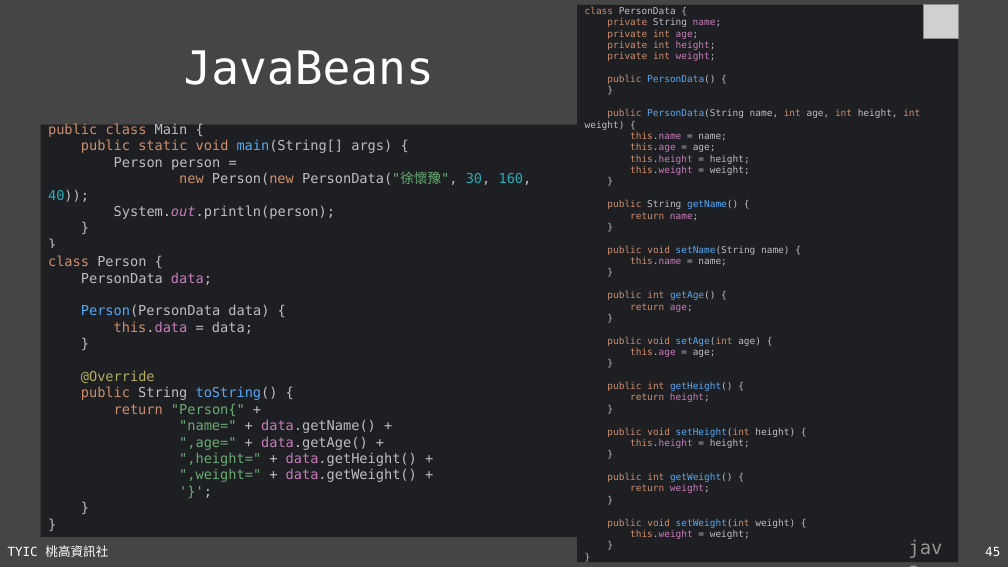
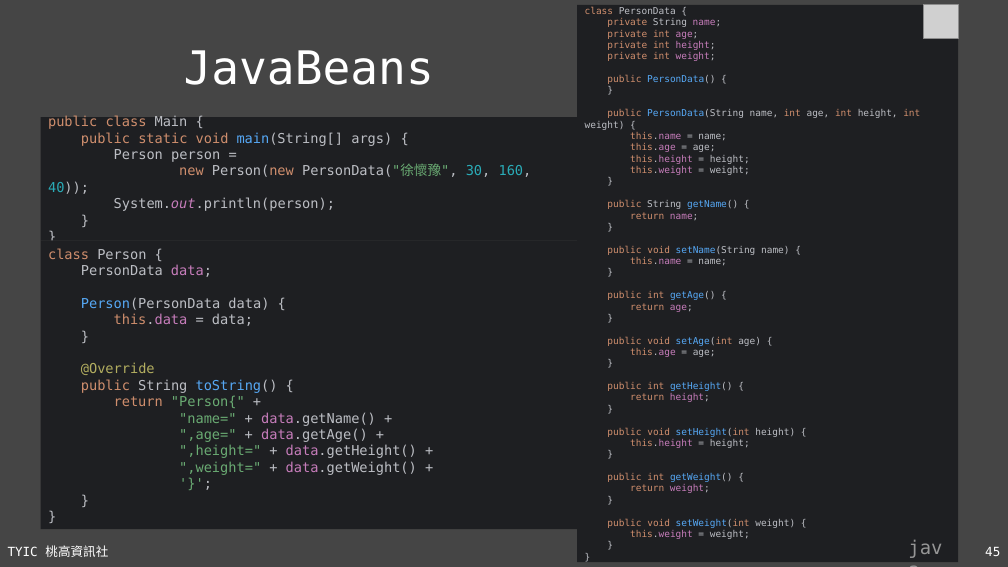
Before and after one commit to TYSHIC/slides, a slide deck: slide 45 of ppt/08_類別與物件.pptx. Drawn at 1008x567 pixels with LibreOffice and Linux fonts; fonts in the diff are those of the drawing; grey boxes stand for pictures. Boxes give left, top, right and bottom in pixels: in the first picture for what was removed or moved away, otherwise in the second. Text is boxed around its words. In the diff, an @@ line names an element or a change of style, - is before the commit and + after.

```diff
--- a/ppt/08_類別與物件.pptx
+++ b/ppt/08_類別與物件.pptx
@@ rectangle "public class Main { public ...": place and size @@
-rectangle "public class Main { public ..." at bbox=[41, 125, 578, 248]
+rectangle "public class Main { public ..." at bbox=[41, 117, 578, 240]
@@ rectangle "class Person { PersonData data; ...": place and size @@
-rectangle "class Person { PersonData data; ..." at bbox=[41, 248, 578, 537]
+rectangle "class Person { PersonData data; ..." at bbox=[41, 240, 578, 529]
```
Also in this commit, not shown: 3 other files.
